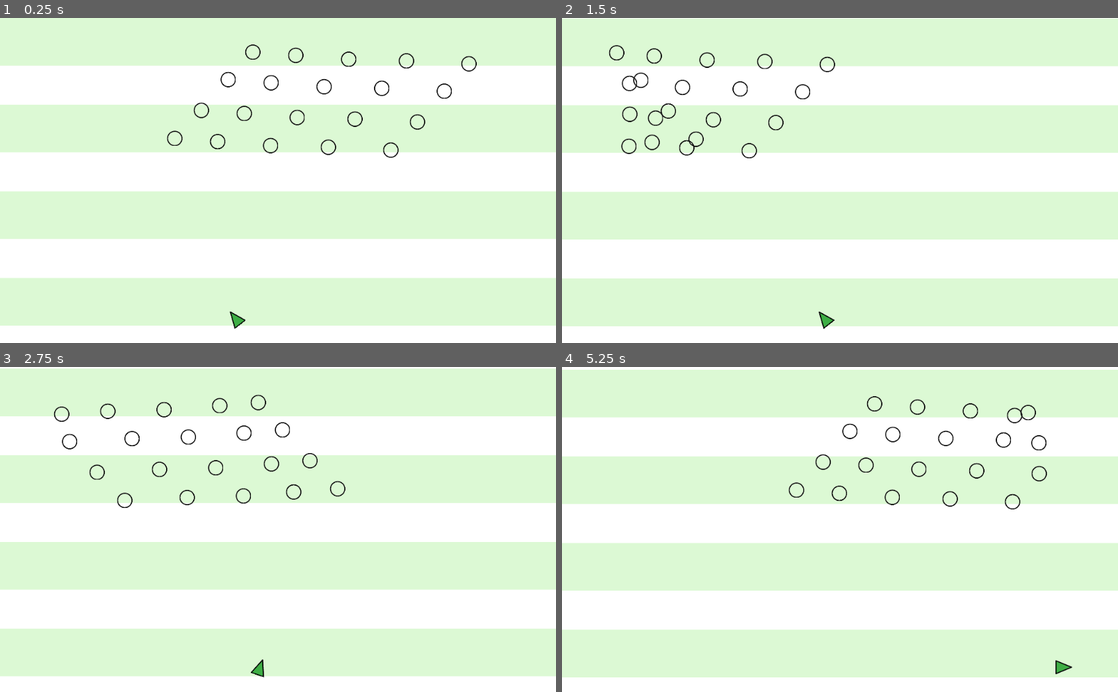
Above: before the commit, frames 1-4 (two rows, left to right).
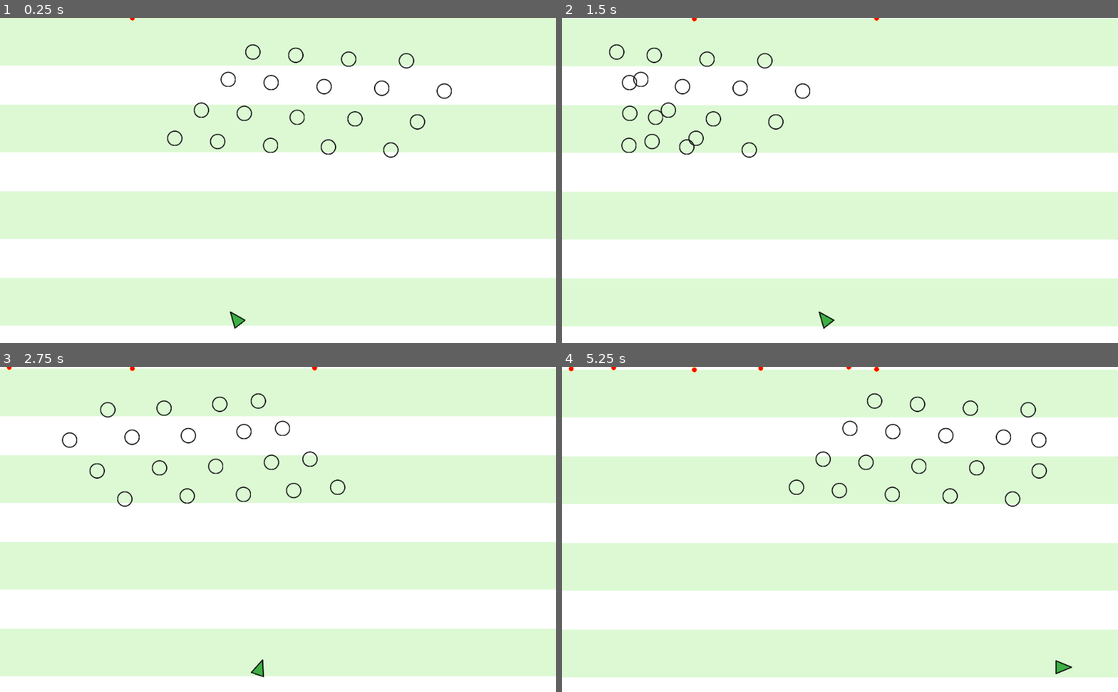
Above: after the commit, the same moments.

Repository: danieljohnson2/Shooty
Game: Godot game, scene res://Game.tscn
Two runs of this game, one before a commit and one after it. Both use one fixed random seed, a clock stepped at 60 frames per second and the inputs below.
Inputs (mouse positions are in pixels of both pictures, inside the frame that each line leads up to):
- Up to frame 1 (0.25 s): no input
- Up to frame 2 (1.5 s): move the mouse to (962, 164) at 0.52 s; move the mouse to (728, 196) at 1.27 s
- Up to frame 3 (2.75 s): move the mouse to (333, 458) at 2.02 s
- Up to frame 4 (5.25 s): move the mouse to (812, 594) at 2.77 s; move the mouse to (1006, 578) at 3.52 s; move the mouse to (673, 480) at 4.27 s; move the mouse to (867, 529) at 5.02 s

The runs differ from the first frame. In frame 1, 0.4% of the frame differs, in the area x 23-86%, y 0-43%; in frame 2, 0.9%; in frame 3, 1.2%; in frame 4, 1.5%, in the area x 1-88%, y 0-44%.

Commit message:
Further Gameplay

Diff:
--- a/Enemy.gd
+++ b/Enemy.gd
@@ -18,5 +18,4 @@
 
 
 func _on_Enemy_body_entered(body):
-	if body.is_in_group("Player"):
-		body.queue_free()
+	pass
--- a/Enemy.tscn
+++ b/Enemy.tscn
@@ -7,7 +7,6 @@
 
 [node name="Enemy" type="RigidBody2D" groups=[
 "Enemy",
-"On Paper",
 "Destroyable",
 ]]
 mode = 3
--- a/Game.gd
+++ b/Game.gd
@@ -1,6 +1,18 @@
 extends Node2D
 
+var spawn_delay = 0
+export var spawn_time = 1
+
+onready var matrixDotTemplate = preload("res://MatrixDot.tscn")
+
 func _process(delta):
+	if spawn_delay <= 0:
+		var dot = matrixDotTemplate.instance()
+		dot.position.x = rand_range(0, 1000)
+		self.add_child(dot)
+		spawn_delay = spawn_time
+	spawn_delay -= delta
+
 	# Needs to work after the player dies, so can't be in Player.gd
 	if Input.is_action_pressed("ui_quit"):
 		get_tree().quit()
--- a/Game.tscn
+++ b/Game.tscn
@@ -29,6 +29,8 @@
 ]]
 position = Vector2( 467, 554 )
 mode = 3
+contacts_reported = 1
+contact_monitor = true
 script = ExtResource( 4 )
 
 [node name="Sprite" type="Sprite" parent="Player"]
@@ -37,9 +39,6 @@
 
 [node name="CollisionPolygon2D" type="CollisionPolygon2D" parent="Player"]
 polygon = PoolVector2Array( -11.7374, 14.0657, 0.0790329, -13.4413, 11.7017, 13.872 )
-
-[node name="Enemy 1" parent="." instance=ExtResource( 6 )]
-position = Vector2( 938.366, 84.0667 )
 
 [node name="Enemy 8" parent="." instance=ExtResource( 6 )]
 position = Vector2( 823.274, 78.7022 )
@@ -97,3 +96,4 @@
 
 [node name="Enemy 18" parent="." instance=ExtResource( 6 )]
 position = Vector2( 396.617, 221.908 )
+[connection signal="body_entered" from="Player" to="Player" method="_on_Player_body_entered"]
--- /dev/null
+++ b/MatrixDot.tscn
@@ -0,0 +1,23 @@
+[gd_scene load_steps=3 format=2]
+
+[ext_resource path="res://Boom.png" type="Texture" id=1]
+
+[sub_resource type="CircleShape2D" id=1]
+radius = 3.55971
+
+[node name="MatrixDot" type="RigidBody2D" groups=[
+"Enemy",
+"On Paper",
+]]
+mode = 3
+contacts_reported = 1
+contact_monitor = true
+
+[node name="Sprite" type="Sprite" parent="."]
+scale = Vector2( 0.1, 0.1 )
+texture = ExtResource( 1 )
+
+[node name="CollisionShape2D" type="CollisionShape2D" parent="."]
+position = Vector2( -0.0094564, 0.143933 )
+scale = Vector2( 1.31972, 1.30984 )
+shape = SubResource( 1 )
--- a/Player.gd
+++ b/Player.gd
@@ -16,3 +16,7 @@
 		var boom = boomTemplate.instance()
 		boom.global_position = get_global_mouse_position()
 		self.get_parent().add_child(boom)
+
+func _on_Player_body_entered(body):
+	if body.is_in_group("Enemy"):
+		self.queue_free()
